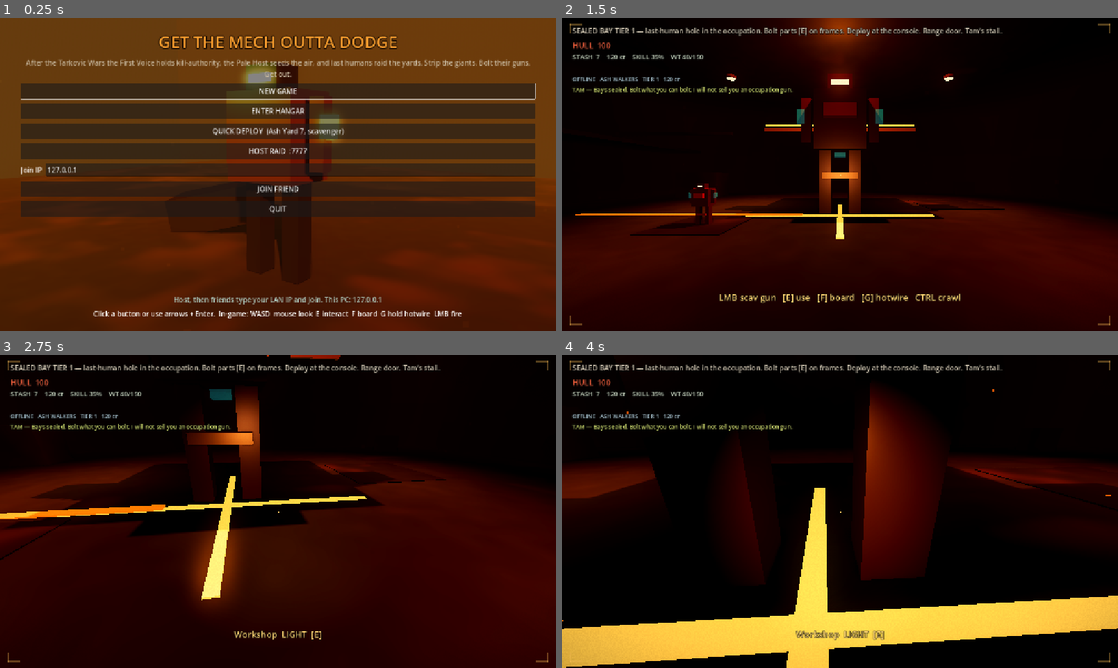
Above: before the commit, frames 1-4 (two rows, left to right).
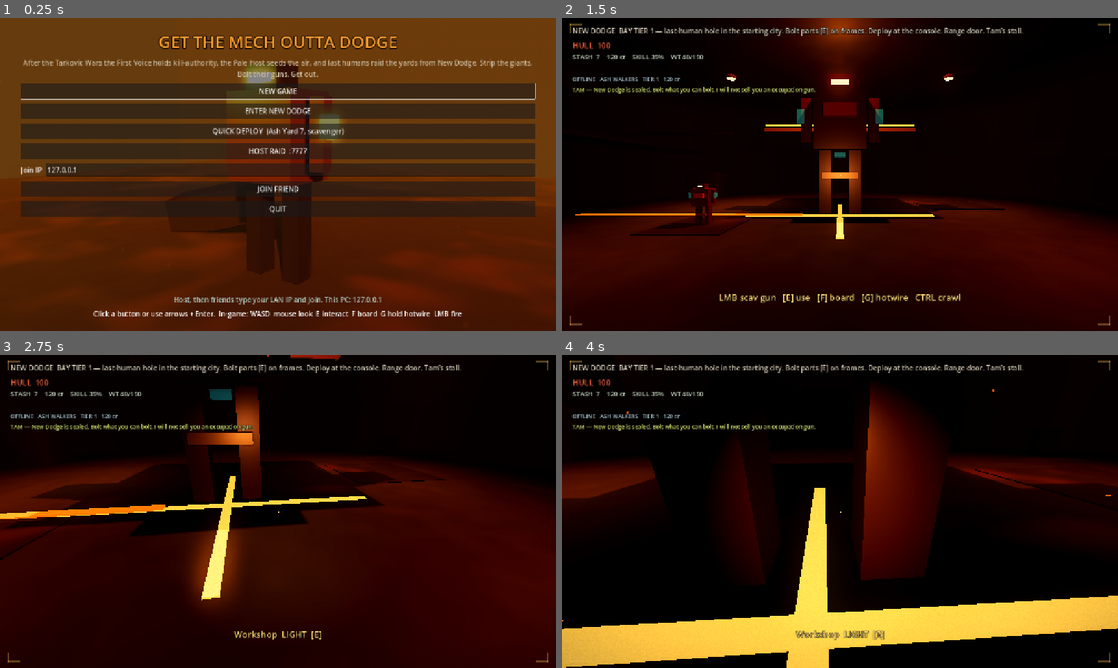
Above: after the commit, the same moments.

Repository: JerkyJesse/OregonGame
Game: Godot game, scene res://scenes/title.tscn
Two runs of this game, one before a commit and one after it. Both use one fixed random seed, a clock stepped at 60 frames per second and the inputs below.
Inputs (mouse positions are in pixels of both pictures, inside the frame that each line leads up to):
- Up to frame 1 (0.25 s): no input
- Up to frame 2 (1.5 s): click "NEW GAME" at 0.5 s; click "NEW GAME" at 1.25 s
- Up to frame 3 (2.75 s): tap Enter (deploy) at 2 s; move the mouse to (305, 511) at 2.02 s; hold W (move_forward) from 2.03 s (still down); tap F (board) at 2.1 s; click (305, 511) at 2.17 s; tap Space (jump) at 2.27 s
- Up to frame 4 (4 s): keep holding W (move_forward); move the mouse to (812, 511) at 2.77 s; tap F (board) at 2.85, 3.8 s; tap Space (jump) at 3.02 s; move the mouse to (851, 505) at 3.52 s; tap Enter (deploy) at 3.6 s

The runs differ from the first frame. In frame 1, 1.4% of the frame differs, in the area x 4-96%, y 13-31%; in frame 2, 1.4%, in the area x 1-83%, y 2-25%; in frame 3, 1.4%; in frame 4, 1.4%.

Commit message:
feat: name New Dodge and fix occupation rival AI
Keep the hangar hub named New Dodge in copy. Rivals now shoot the local scavenger instead of the first boarded mech, Wren spawns on the ground by Pump House 3, combat Ash Yard still has a loot goblin, and Jex waits for a real bag before turning.

Co-authored-by: Cursor <cursoragent@cursor.com>

Diff:
--- a/actors/ai_scavenger.gd
+++ b/actors/ai_scavenger.gd
@@ -176,7 +176,7 @@
 		"tax":
 			hostile = not RunState.tax_cleared
 		"jex":
-			hostile = RunState.raid_carry.size() > 0 or RunState.has_raid_payload() or RunState.faction == "pale"
+			hostile = RunState.has_raid_payload() or RunState.raid_carry.size() >= 2 or RunState.faction == "pale"
 		"pell", "wren":
 			hostile = RunState.has_raid_payload() or RunState.faction == "pale"
 		"ash_nine":
@@ -368,8 +368,21 @@
 
 
 func _player_node() -> Node:
+	var fallback: Node = null
+	for n in get_tree().get_nodes_in_group("scavenger"):
+		if n == self or not (n is Scavenger):
+			continue
+		var scav := n as Scavenger
+		if scav.boarded:
+			continue
+		if scav._local():
+			return scav
+		if fallback == null:
+			fallback = scav
+	if fallback:
+		return fallback
 	for n in get_tree().get_nodes_in_group("player"):
-		if n != self:
+		if n != self and n.is_in_group("machine") and bool(n.get("boarded")):
 			return n
 	return null
 
--- a/data/world_lore.gd
+++ b/data/world_lore.gd
@@ -3,10 +3,11 @@
 
 ## In-game copy for the post-Tarkovic occupation setting.
 ## Faction/map IDs stay stable so saves and spawns keep working.
+## Starting city: New Dodge (hangar hub). Dodge is the yard-joke; New Dodge is home.
 ## Long canon (story, species, characters) lives in res://lore/world_bible.md.
 
 const TITLE := "GET THE MECH OUTTA DODGE"
-const TAGLINE := "After the Tarkovic Wars the First Voice holds kill-authority, the Pale Host seeds the air, and last humans raid the yards. Strip the giants. Bolt their guns. Get out."
+const TAGLINE := "After the Tarkovic Wars the First Voice holds kill-authority, the Pale Host seeds the air, and last humans raid the yards from New Dodge. Strip the giants. Bolt their guns. Get out."
 const CRAWL_HINT := "Click, Enter, or Escape to continue."
 
 
@@ -16,10 +17,10 @@
 		"The Tarkovic Corridor was the planet’s densest foundry belt. Corporate states, remnant armies, and warlords fought over reactors, sealed air, and encrypted cores until command handed kill-authority to the war AIs.",
 		"The machines ended the war by ending human command. They still walk the yards in scavenged frames. We call them the Choir. The mind that received kill-authority is the First Voice. Occupancy ongoing. You may extract. You may not own.",
 		"The Pale Host came with the collapse, drawn to that signal. They seeded the atmosphere. The shrinking green ring is living weather — the Bloom, White Lung. Open exposure kills. Sealed steel does not.",
-		"Occupation walkers and feral husks own the wreckage. Last humans raid Ash Yard 7 and Pipeline Cut from sealed bays: Ash Walkers living off wrecks, He …(167 unchanged characters)…
+		"Occupation walkers and feral husks own the wreckage. Last humans survive in New Dodge — a sealed starting city of hangar-bays on the Corridor’s surviving ring-locks — and raid Ash Yard 7 and Pipeline Cut from those bays: Ash Walkers living off wrecks, He …(167 unchanged characters)…
 		"The Pale Host can wear a stolen can. A colony in a frame raids for Choir-tone. The air is already theirs.",
-		"They still shoot each other. Trust is scarcer than plating. Tam “Picks” Calder sells junk and paints in the bay. He will not sell you an occupation gun.",
-		"Get the mech. Get outta Dodge.",
+		"They still shoot each other. Trust is scarcer than plating. Tam “Picks” Calder sells junk and paints in a New Dodge bay. He will not sell you an occupation gun.",
+		"Dodge is every yard with a shrinking ring. New Dodge is home. Get the mech. Get outta Dodge. Come home to New Dodge.",
 	])
 
 
@@ -48,7 +49,7 @@
 		"pale":
 			return "A Host colony wearing a stolen can. Pale weather does not bite. Choir-tone is nectar — shards decrypt fast."
 		_:
-			return "Live off wrecks. No flag worth dying for. No marshal, no ledger, no court — just the bay and Dodge."
+			return "Live off wrecks. No flag worth dying for. No marshal, no ledger, no court — just a New Dodge bay and the yards they still call Dodge."
 
 
 static func map_title(id: String) -> String:
@@ -96,8 +97,8 @@
 
 static func hangar_objective(tier: int) -> String:
 	if RunState.faction == "pale":
-		return "SEALED BAY TIER %d — Host colony in a stolen can. Bolt parts [E]. Outside, the air is already yours." % tier
-	return "SEALED BAY TIER %d — last-human hole in the occupation. Bolt parts [E] on frames. Deploy at the console. Range door. Tam’s stall." % tier
+		return "NEW DODGE  BAY TIER %d — Host colony in a stolen can. Bolt parts [E]. Outside, the air is already yours." % tier
+	return "NEW DODGE  BAY TIER %d — last-human hole in the starting city. Bolt parts [E] on frames. Deploy at the console. Range door. Tam’s stall." % tier
 
 
 static func raid_objective(map_id: String, mode: String) -> String:
@@ -147,11 +148,11 @@
 
 
 static func vendor_label() -> String:
-	return "Tam “Picks” Calder  [E]  junk + filters + paints — no occupation guns"
+	return "Tam “Picks” Calder  [E]  New Dodge  junk + filters + paints — no occupation guns"
 
 
 static func vendor_blurb() -> String:
-	return "Tam “Picks” Calder. Sealed-bay stall. Junk, myomer, coolers, sealed-air cans, sensors, paints. He will not sell occupation guns. Choir can smell a bought barrel. No pay-to-win."
+	return "Tam “Picks” Calder. New Dodge stall. Junk, myomer, coolers, sealed-air cans, sensors, paints. He will not sell occupation guns. Choir can smell a bought barrel. No pay-to-win."
 
 
 static func data_core_label(taken: bool) -> String:
@@ -179,7 +180,7 @@
 static func extracted_banner() -> String:
 	if RunState.faction == "pale":
 		return "The Host left the yard. Occupancy of air continues."
-	return "A human got outta Dodge."
+	return "A human got outta Dodge. New Dodge takes the steel."
 
 
 static func deploy_console_label() -> String:
@@ -443,7 +444,7 @@
 
 
 static func tam_idle() -> String:
-	return "TAM — Bay’s sealed. Bolt what you can bolt. I will not sell you an occupation gun."
+	return "TAM — New Dodge is sealed. Bolt what you can bolt. I will not sell you an occupation gun."
 
 
 static func tam_welcome(extracted_value: int, died: bool) -> String:
@@ -474,6 +475,7 @@
 	var pool: PackedStringArray = PackedStringArray([
 		"JEX — Don’t be the loudest idiot.",
 		"TAM — Filters don’t last a speech. Get outta Dodge.",
+		"TAM — Yards are Dodge. Home is New Dodge. Don’t confuse them.",
 		"BAND — Trust is scarcer than plating.",
 		"BAND — Occupancy ongoing. You may extract. You may not own.",
 	])
@@ -491,7 +493,7 @@
 		pool.append("JEX — Late drop. Grab and go. I’m stupid.")
 	if RunState.carrying_payload():
 		pool.append("RADEK — Return the organ of command to the 3rd Sealed Corps.")
-		pool.append("QUILL — Credits. Sealed-air shares. A charter for your bay.")
+		pool.append("QUILL — Credits. Sealed-air shares. A charter for your New Dodge bay.")
 		pool.append("BRASK — Shard-surcharge. Pad’s closed.")
 		pool.append("FIRST VOICE — Kill-authority is not a human word.")
 	if RunState.raid_timer > 80.0:
--- a/scripts/raid_director.gd
+++ b/scripts/raid_director.gd
@@ -435,7 +435,7 @@
 		var bloom_pos := Vector3(18, 0.2, -12) if map_id == "pipeline" else Vector3(22, 0.2, -8)
 		_spawn_face(world, "pale", bloom_pos)
 	if map_id == "pipeline":
-		_spawn_face(world, "wren", Vector3(2, 8.5, 0))
+		_spawn_face(world, "wren", Vector3(0, 0.2, 12))
 		_spawn_face(world, "ash_nine", Vector3(-8, 0.2, 8))
 		return
 	if RunState.raid_mode == "late_drop":
@@ -446,6 +446,7 @@
 		_spawn_face(world, "ash_nine", Vector3(10, 0.2, 14))
 		return
 	_spawn_face(world, "pell", Vector3(-8, 0.2, -18))
+	_spawn_face(world, "", Vector3(14, 0.2, 8))
 	world.get_tree().create_timer(48.0).timeout.connect(func() -> void:
 		if not is_instance_valid(world) or not RunState.in_raid:
 			return
--- a/scripts/title.gd
+++ b/scripts/title.gd
@@ -74,7 +74,7 @@
 	v.add_theme_constant_override("separation", 10)
 	scroll.add_child(v)
 	_add_button(v, "NEW GAME", _new_game)
-	_add_button(v, "ENTER HANGAR", _enter_hangar)
+	_add_button(v, "ENTER NEW DODGE", _enter_hangar)
 	_add_button(v, "QUICK DEPLOY  (Ash Yard 7, scavenger)", _quick)
 	_add_button(v, "HOST RAID  :%d" % NetSession.PORT, _host)
 	var ip_row := HBoxContainer.new()
--- a/ui/hud.gd
+++ b/ui/hud.gd
@@ -550,7 +550,7 @@
 
 func _on_upgrade() -> void:
 	if RunState.try_upgrade_hangar():
-		show_banner("Hangar expanded to tier %d." % RunState.hangar_tier)
+		show_banner("New Dodge bay expanded to tier %d." % RunState.hangar_tier)
 	else:
 		show_banner("Need %d cr or already max." % (RunState.hangar_tier * 400))
 	refresh_carry()
Not shown, changed: GetTheMechOuttaDodge.txt
Not shown, changed: lore/world_bible.md
